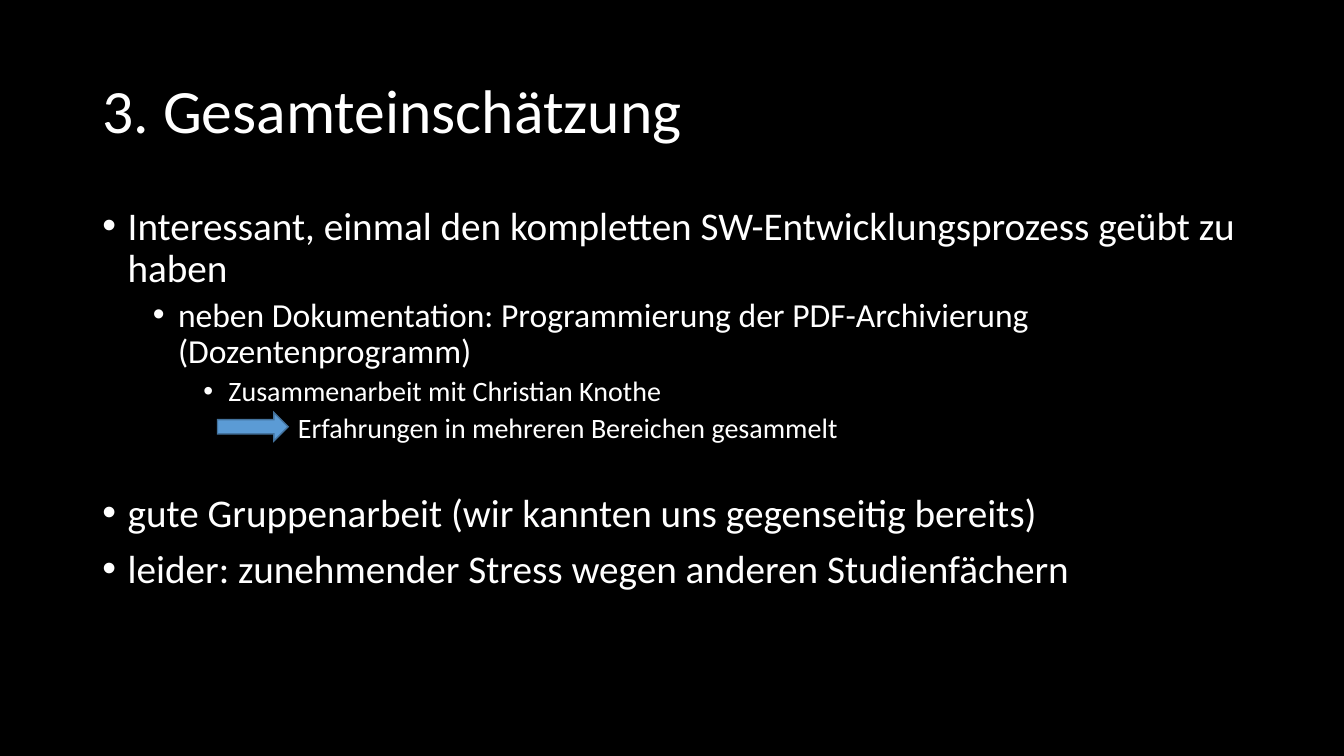
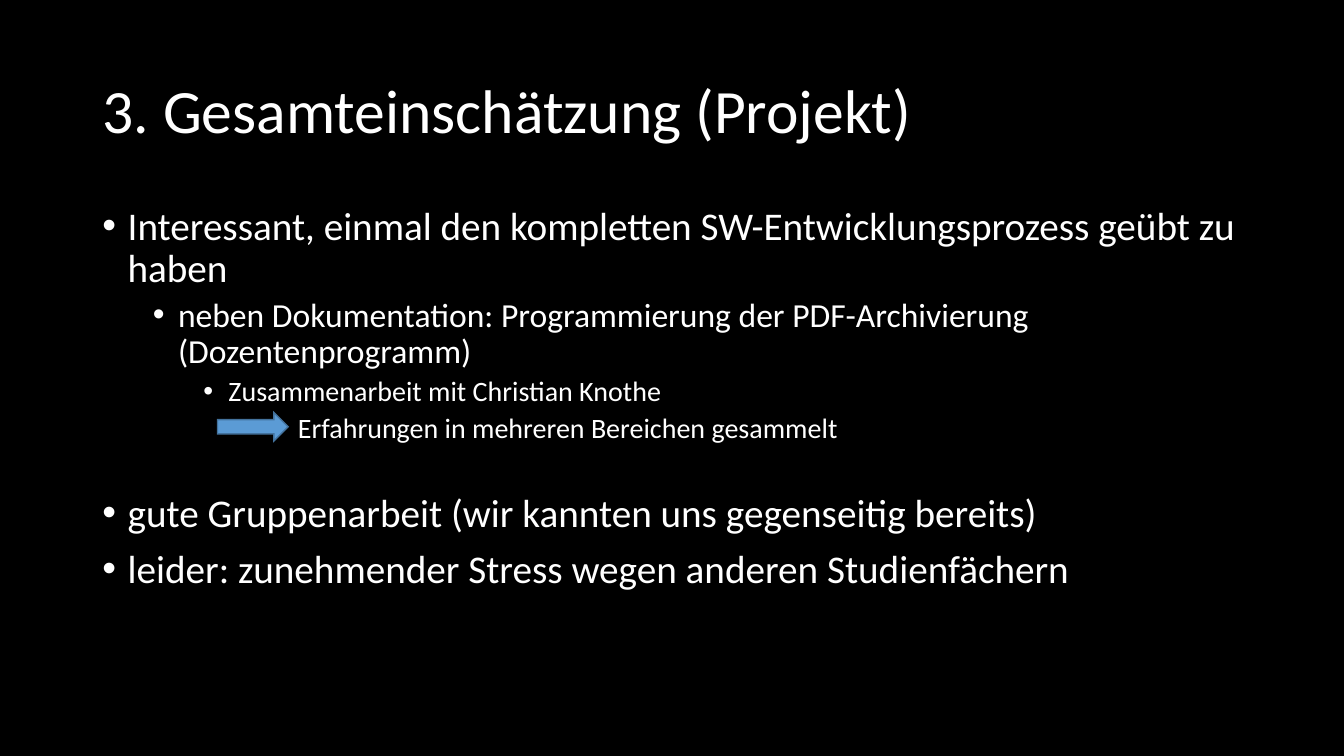
Before and after one commit to SE-Beleggruppe/Beleg_Planung, a slide deck: slide 25 of Präsentation/Felix - Dokumentation/SE_Dokumentation.pptx. Drawn at 1344x756 pixels with LibreOffice and Linux fonts; fonts in the diff are those of the drawing. Boxes give left, top, right and bottom in pixels: in the first picture for what was removed or moved away, otherwise in the second. Text is boxed around its words. In the diff, an @@ line names an element or a change of style, - is before the commit and + after.

```diff
--- a/Präsentation/Felix - Dokumentation/SE_Dokumentation.pptx
+++ b/Präsentation/Felix - Dokumentation/SE_Dokumentation.pptx
@@ title at (102, 88, 911, 144): text changed @@
-3. Gesamteinschätzung
+3. Gesamteinschätzung (Projekt)
```
Also in this commit, not shown: 7 other slides changed.
